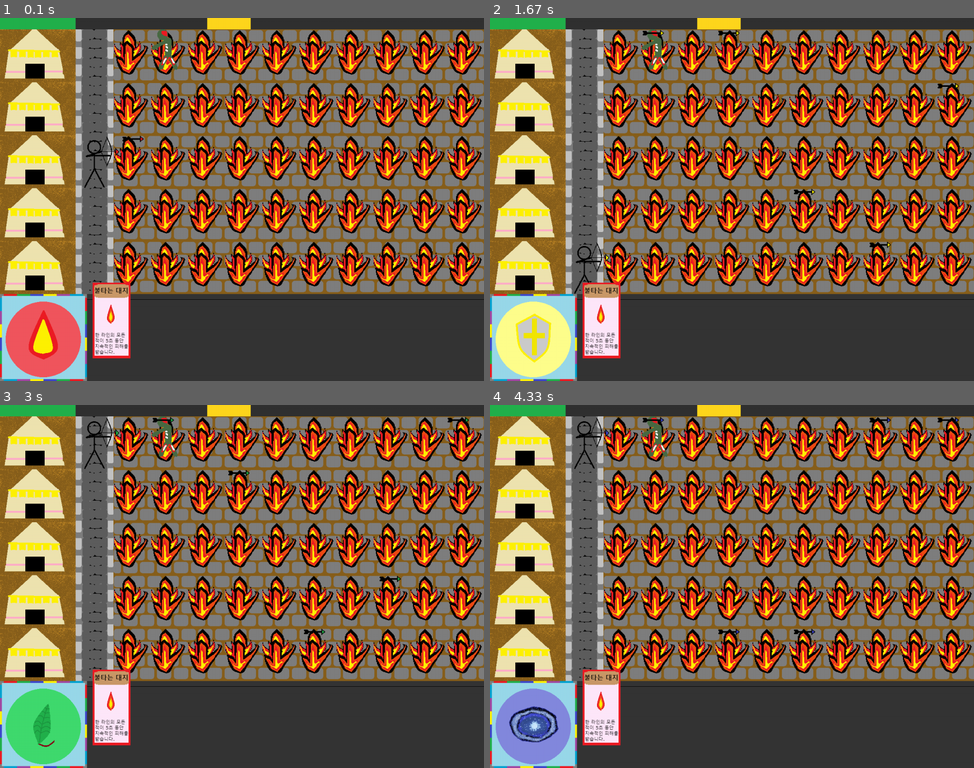
Above: before the commit, frames 1-4 (two rows, left to right).
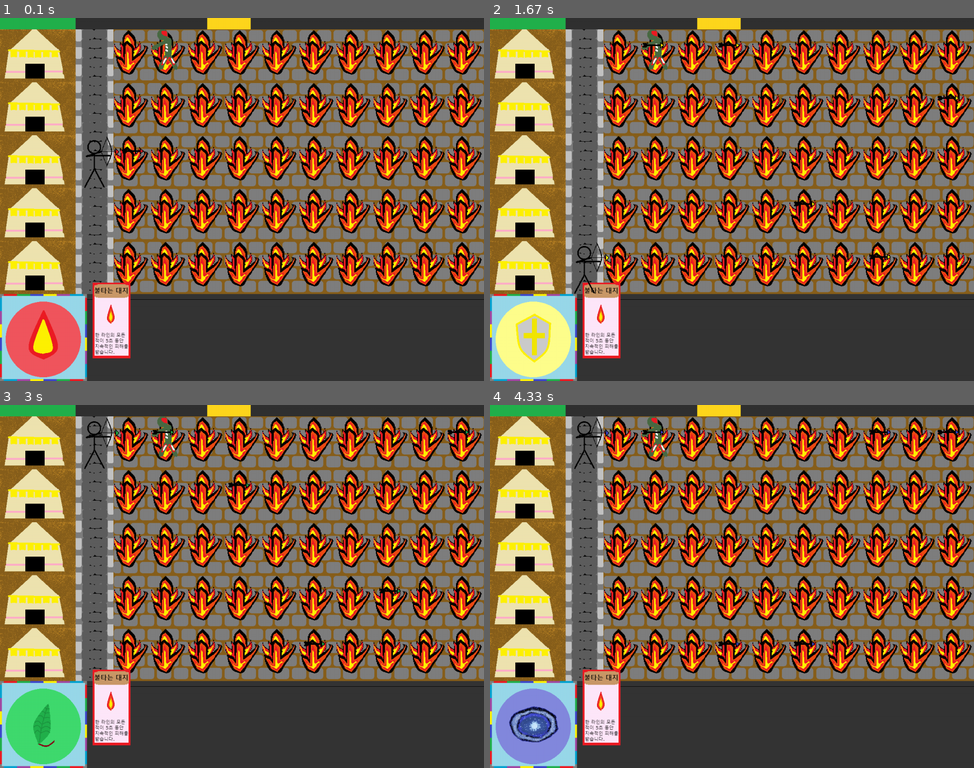
Above: after the commit, the same moments.

Repository: AntsThatWander/ERICA_Defend_6Elements
Game: pygame game, started from new_pygame.py
The game is run twice, just before and just after one commit, with the same random seed, the same clock (stepped at 60 frames per second) and the same inputs.
Inputs:
- Up to frame 1 (0.1 s): no input
- Up to frame 2 (1.67 s): hold Up 0.33-0.8 s; hold Down 0.83-1.13 s; tap 3 at 0.98 s; hold Up 1.17-1.53 s; tap 4 at 1.32 s; hold Down from 1.57 s (still down)
- Up to frame 3 (3 s): tap 2 at 1.72, 2.78 s; release Down at 1.93 s; hold Up 1.97-2.27 s; tap 3 at 2.12 s; hold Down 2.3-2.6 s; tap 4 at 2.45 s; hold Up from 2.63 s (still down)
- Up to frame 4 (4.33 s): release Up at 3 s; hold Down 3.03-3.4 s; tap 3 at 3.18, 4.25 s; hold Up 3.43-3.73 s; tap 4 at 3.58 s; hold Down 3.77-4.07 s; tap 2 at 3.92 s; hold Up from 4.1 s (still down)

The runs differ from the first frame. In frame 1, less than 0.1% of the frame differs, in the area x 25-30%, y 32-38%; in frame 2, 0.3%, in the area x 20-97%, y 3-76%; in frame 3, 0.3%; in frame 4, 0.3%.

Commit message:
some changes

Diff:
--- a/new_pygame.py
+++ b/new_pygame.py
@@ -70,7 +70,7 @@
     screen.blit(images.card_room, (230,730))
     screen.blit(images.score,(0,0))
     screen.blit(images.Ehealth,(0,0))
-    screen.blit(active_player, playpos)
+
     screen.blit(Lv1['zombie'],(400,30))
     screen.blit(Rcard['burning'][0][0], (245,700))
     screen.blit(active_button,(15,750))
@@ -79,8 +79,11 @@
     acc[1] = acc[1] + 1
     arrow_count += 1
     if(arrow_count==arrow_rate) :
-        arrows.append([playpos[0],playpos[1]])
+        arrows.append([playpos[0],playpos[1]+32])
         arrow_count = 0
+        screen.blit(pshoot, playpos)
+    else :
+        screen.blit(active_player, playpos)
     for bullet in arrows:
         index = 0
         bullet[0] += 20
Not shown, changed: README.md
